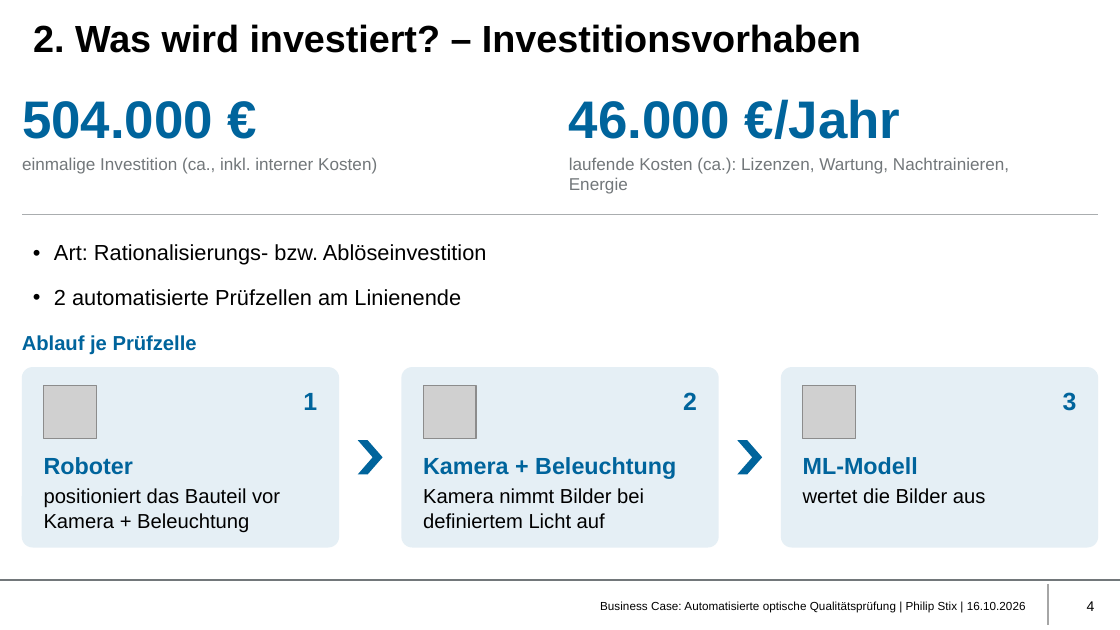
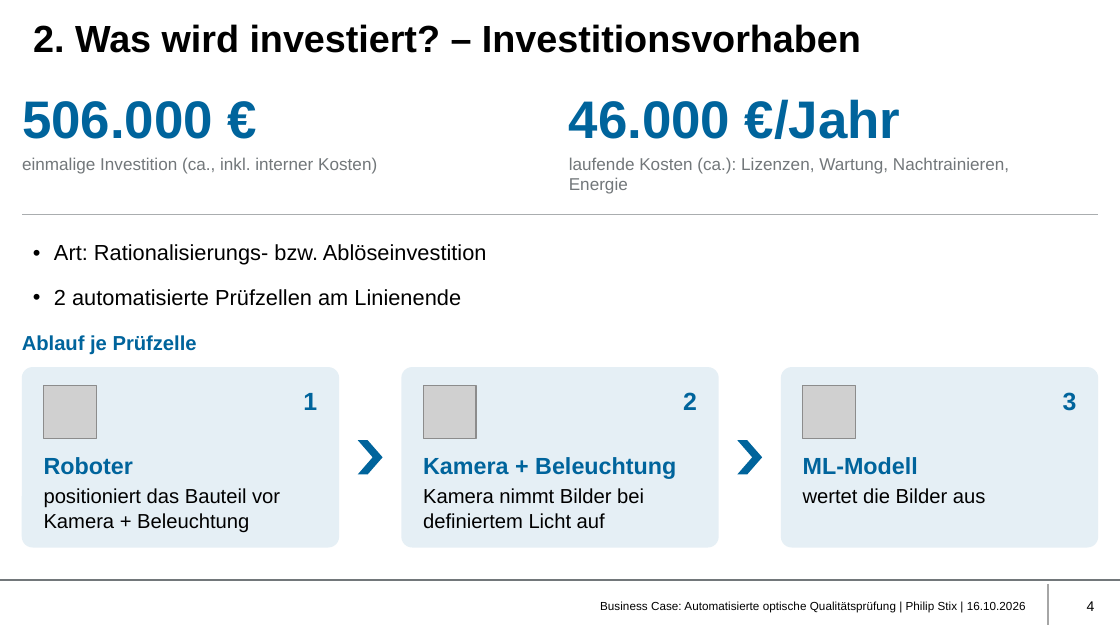
Before and after one commit to philip-stack/MRE3-bGUS, a slide deck: slide 4 of 01 Abgabe/Business Case Qualitätsprüfung - Philip Stix.pptx. Drawn at 1120x630 pixels with LibreOffice and Linux fonts; fonts in the diff are those of the drawing; grey boxes stand for pictures; background and template pictures are left out. Boxes give left, top, right and bottom in pixels: in the first picture for what was removed or moved away, otherwise in the second. Text is boxed around its words. In the diff, an @@ line names an element or a change of style, - is before the commit and + after.

```diff
--- a/01 Abgabe/Business Case Qualitätsprüfung - Philip Stix.pptx
+++ b/01 Abgabe/Business Case Qualitätsprüfung - Philip Stix.pptx
@@ text at [22, 101, 213, 139]: text changed @@
-504.000 €
+506.000 €
```
Also in this commit, not shown: 4 other slides changed, 1 slide added, 2 other files.
